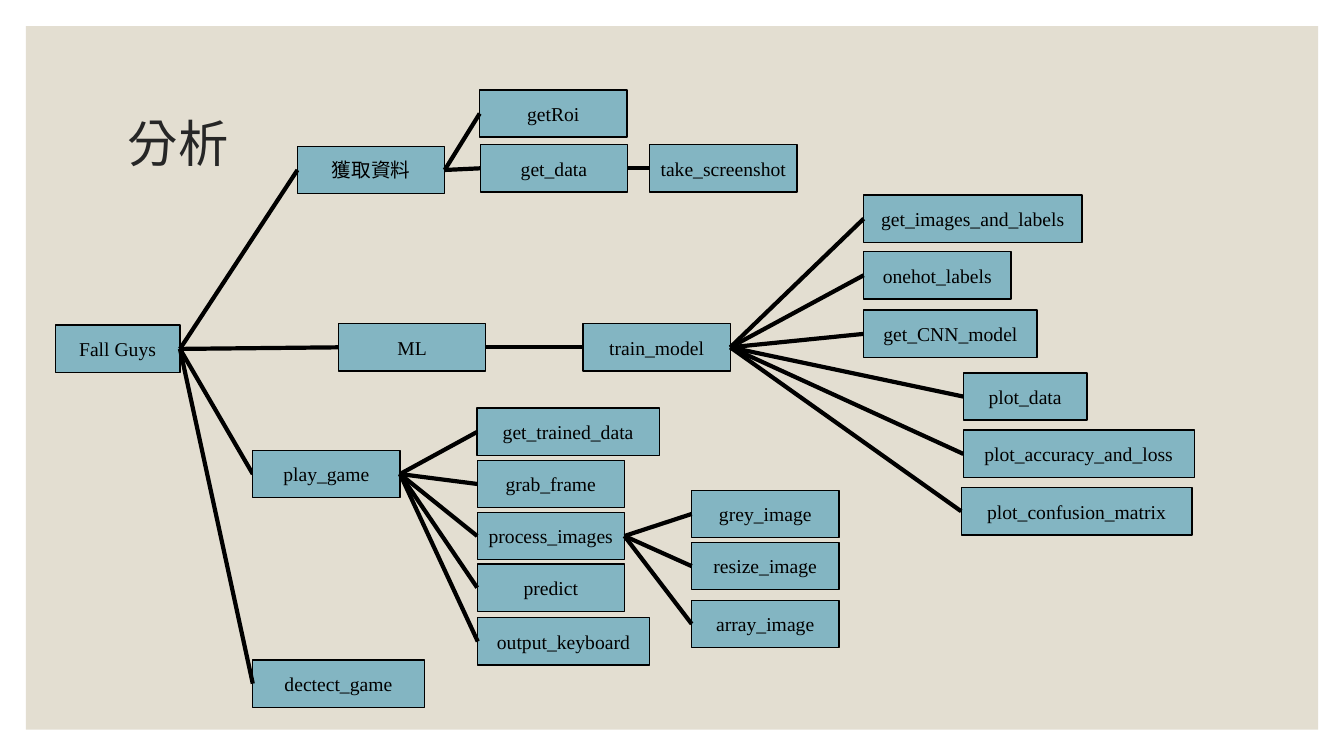
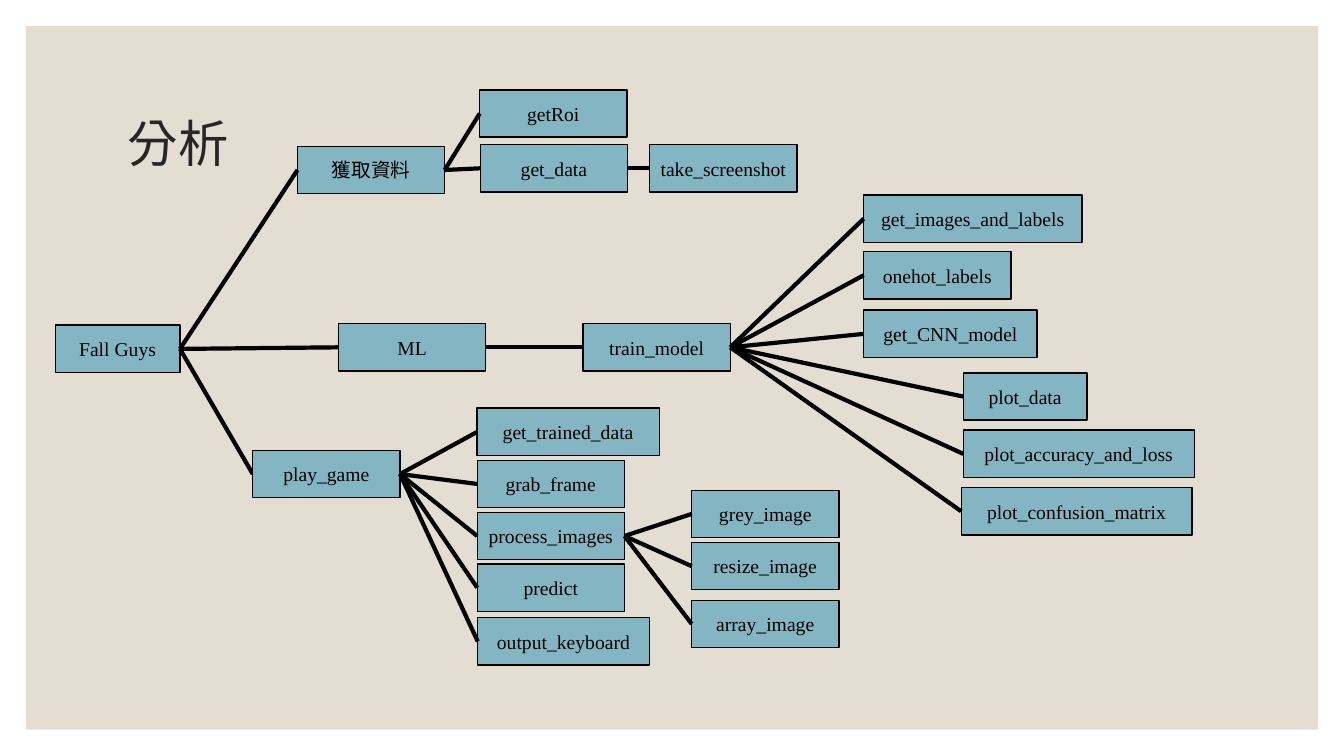
Before and after one commit to San-Zero/ML_homework, a slide deck: slide 4 of Dino-AI .pptx. Drawn at 1344x756 pixels with LibreOffice and Linux fonts; fonts in the diff are those of the drawing. Boxes give left, top, right and bottom in pixels: in the first picture for what was removed or moved away, otherwise in the second. Text is boxed around its words. In the diff, an @@ line names an element or a change of style, - is before the commit and + after.

```diff
--- a/Dino-AI .pptx
+++ b/Dino-AI .pptx
@@ line removed from (180, 349) to (253, 684) @@
@@ rectangle removed at (x1=253, y1=660, x2=424, y2=708) @@
-dectect_game
```
Also in this commit, not shown: 1 other file.
